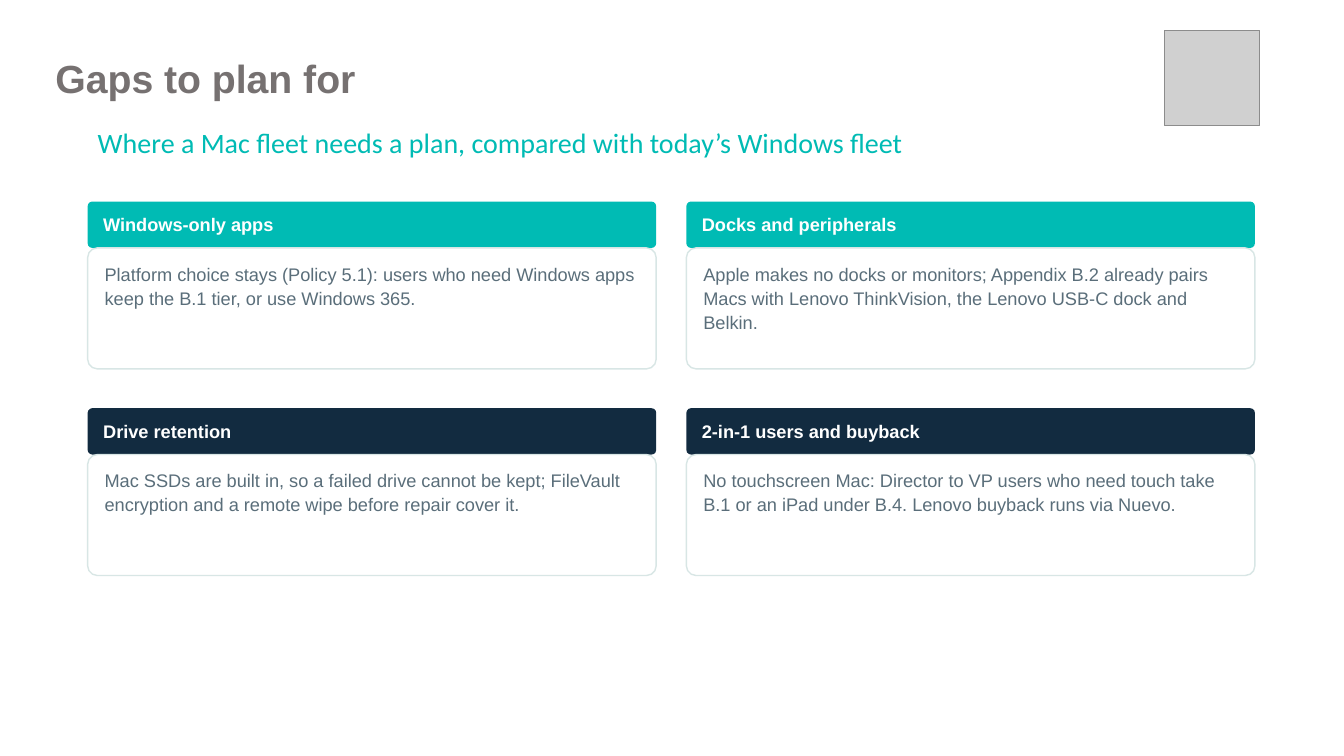
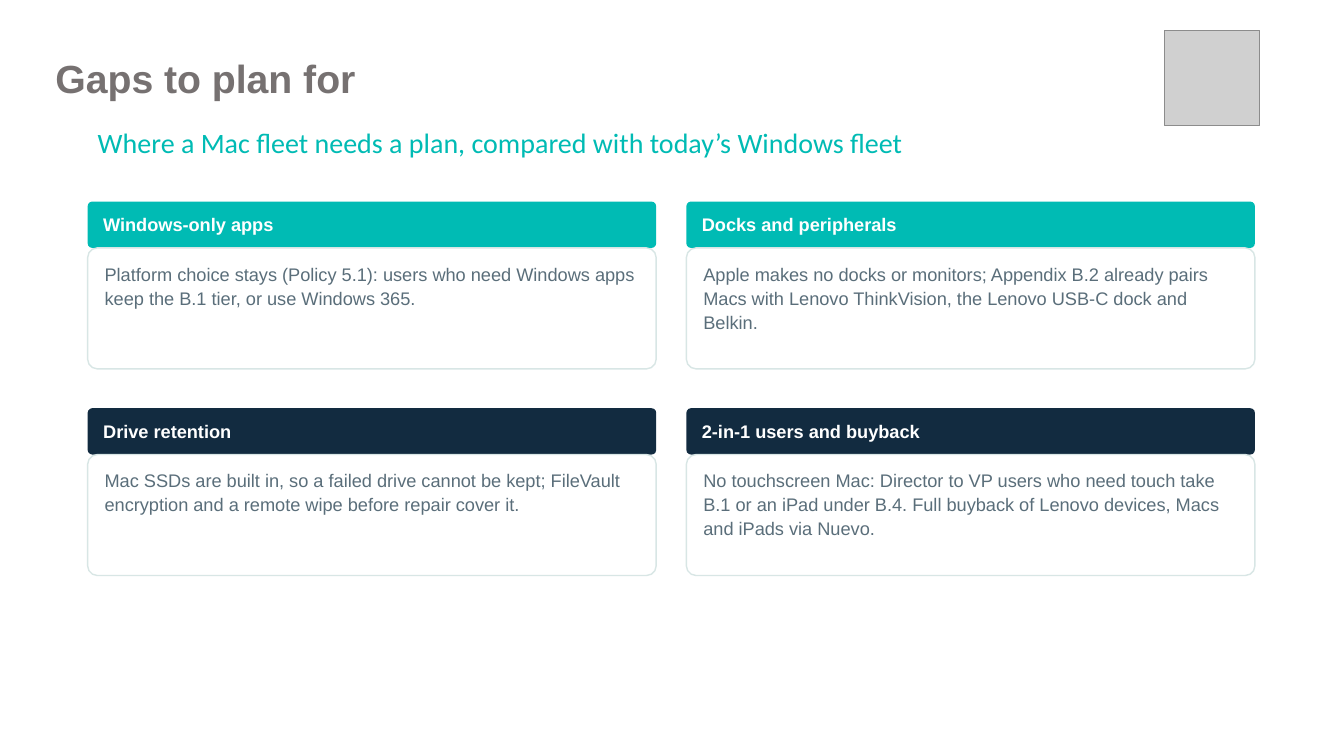
Before and after one commit to 7vbphz8fgw-commits/Bcipd, a slide deck: slide 11 of Flynas_Nuevo_Apple_DaaS_Discussion.pptx. Drawn at 1344x756 pixels with LibreOffice and Linux fonts; fonts in the diff are those of the drawing; grey boxes stand for pictures; background and template pictures are left out. Boxes give left, top, right and bottom in pixels: in the first picture for what was removed or moved away, otherwise in the second. Text is boxed around its words. In the diff, an @@ line names an element or a change of style, - is before the commit and + after.

```diff
--- a/Flynas_Nuevo_Apple_DaaS_Discussion.pptx
+++ b/Flynas_Nuevo_Apple_DaaS_Discussion.pptx
@@ text in rounded rectangle at (703,474,1219,535): text changed @@
-No touchscreen Mac: Director to VP users who need touch take B.1 or an iPad under B.4. Lenovo buyback runs via Nuevo.
+No touchscreen Mac: Director to VP users who need touch take B.1 or an iPad under B.4. Full buyback of Lenovo devices, Macs and iPads via Nuevo.
```
Also in this commit, not shown: 4 other slides changed, 1 other file.
